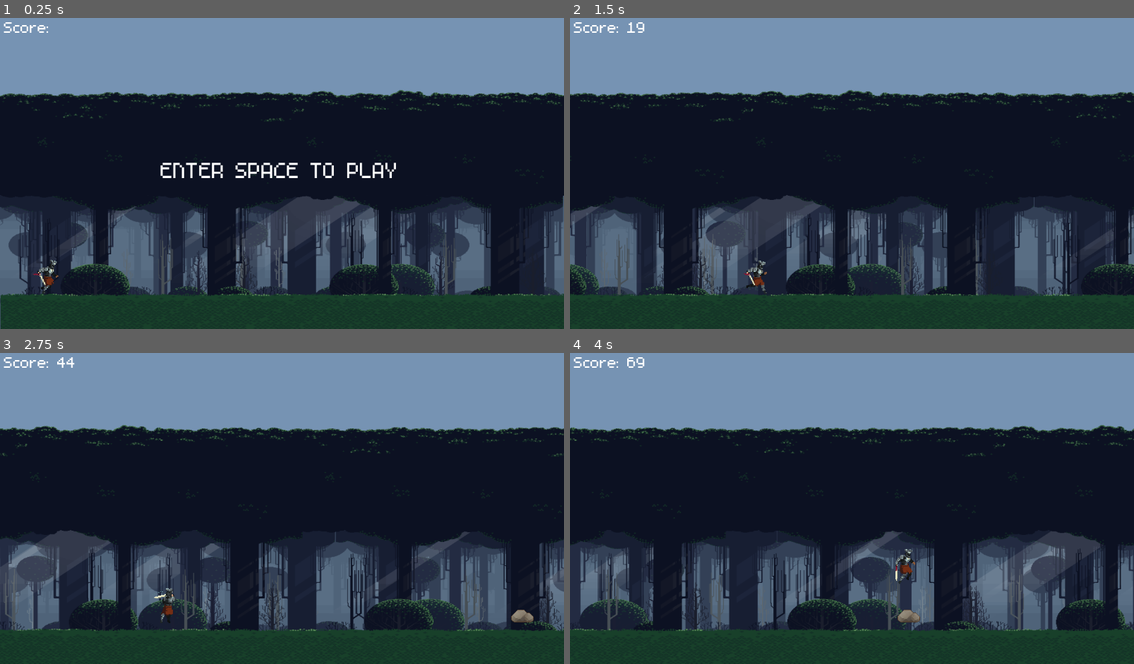
Above: before the commit, frames 1-4 (two rows, left to right).
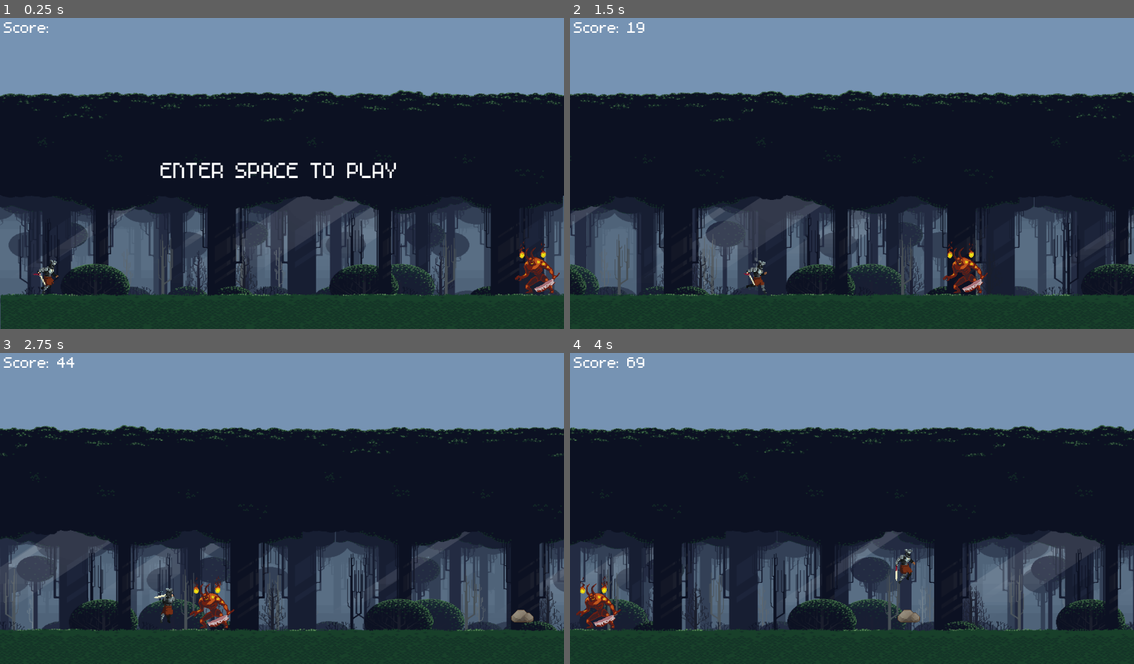
Above: after the commit, the same moments.

Repository: Takhar42/Final_GameSurvivor
Game: Godot game, scene res://Scenes/world.tscn
The game is run twice, just before and just after one commit, with the same random seed, the same clock (stepped at 60 frames per second) and the same inputs.
Inputs:
- Up to frame 1 (0.25 s): no input
- Up to frame 2 (1.5 s): tap Enter (ui_accept) at 0.5 s; hold S (sword) 0.53-1.28 s; hold Right (ui_right) from 0.53 s (still down); tap Up (jump) at 0.77 s; tap S (sword) at 1.35 s
- Up to frame 3 (2.75 s): tap Up (jump) at 1.52 s; release Right (ui_right) at 2.03 s; hold Left (ui_left) from 2.03 s (still down); hold S (sword) from 2.03 s (still down)
- Up to frame 4 (4 s): release Left (ui_left) at 2.78 s; release S (sword) at 2.78 s; hold Right (ui_right) from 2.78 s (still down); tap S (sword) at 2.85 s; tap Up (jump) at 3.02, 3.77 s; hold S (sword) from 3.53 s (still down)

The runs differ from the first frame. In frame 1, 0.5% of the frame differs, in the area x 91-100%, y 71-89%; in frame 2, 0.5%; in frame 3, 0.5%; in frame 4, 0.5%, in the area x 1-10%, y 71-89%.

Commit message:
Add boss scene and animations

Diff:
--- /dev/null
+++ b/Scenes/boss.tscn
@@ -0,0 +1,285 @@
+[gd_scene load_steps=63 format=3 uid="uid://3pgt3p6jh6rh"]
+
+[ext_resource type="Texture2D" uid="uid://ypxbumoy6m7m" path="res://assets/boss/03_demon_cleave/demon_cleave_1.png" id="1_g6ygu"]
+[ext_resource type="Texture2D" uid="uid://btao48j33d28t" path="res://assets/boss/03_demon_cleave/demon_cleave_2.png" id="2_do64v"]
+[ext_resource type="Texture2D" uid="uid://p7op70wv8y78" path="res://assets/boss/03_demon_cleave/demon_cleave_3.png" id="3_d5l2v"]
+[ext_resource type="Texture2D" uid="uid://cptkbxt30m081" path="res://assets/boss/03_demon_cleave/demon_cleave_4.png" id="4_xra25"]
+[ext_resource type="Texture2D" uid="uid://vae3nv716874" path="res://assets/boss/03_demon_cleave/demon_cleave_5.png" id="5_8lps3"]
+[ext_resource type="Texture2D" uid="uid://bhlmh6ow71wgd" path="res://assets/boss/03_demon_cleave/demon_cleave_6.png" id="6_n3b5j"]
+[ext_resource type="Texture2D" uid="uid://c0bokr54mavbi" path="res://assets/boss/03_demon_cleave/demon_cleave_7.png" id="7_vtchs"]
+[ext_resource type="Texture2D" uid="uid://caj888hjlo20l" path="res://assets/boss/03_demon_cleave/demon_cleave_8.png" id="8_ucg12"]
+[ext_resource type="Texture2D" uid="uid://djm51wq856hkl" path="res://assets/boss/03_demon_cleave/demon_cleave_9.png" id="9_54hyb"]
+[ext_resource type="Texture2D" uid="uid://n1lnakwosdxf" path="res://assets/boss/03_demon_cleave/demon_cleave_10.png" id="10_cf45y"]
+[ext_resource type="Texture2D" uid="uid://do8g6cm8psrjl" path="res://assets/boss/03_demon_cleave/demon_cleave_11.png" id="11_a7jp0"]
+[ext_resource type="Texture2D" uid="uid://csgyiaaieroi6" path="res://assets/boss/03_demon_cleave/demon_cleave_12.png" id="12_s0tbq"]
+[ext_resource type="Texture2D" uid="uid://cgc03t031c8jq" path="res://assets/boss/03_demon_cleave/demon_cleave_13.png" id="13_mgdyu"]
+[ext_resource type="Texture2D" uid="uid://bfkuecdl6x7ro" path="res://assets/boss/03_demon_cleave/demon_cleave_14.png" id="14_6xllv"]
+[ext_resource type="Texture2D" uid="uid://dpt0wmta54p84" path="res://assets/boss/03_demon_cleave/demon_cleave_15.png" id="15_kkdpr"]
+[ext_resource type="Texture2D" uid="uid://indmkvbsw7di" path="res://assets/boss/04_demon_take_hit/demon_take_hit_1.png" id="16_dslbq"]
+[ext_resource type="Texture2D" uid="uid://csoojal1yftdu" path="res://assets/boss/04_demon_take_hit/demon_take_hit_2.png" id="17_5v84g"]
+[ext_resource type="Texture2D" uid="uid://ctfjjxa8ea61w" path="res://assets/boss/04_demon_take_hit/demon_take_hit_3.png" id="18_g6dna"]
+[ext_resource type="Texture2D" uid="uid://w3414ehi7h4k" path="res://assets/boss/04_demon_take_hit/demon_take_hit_4.png" id="19_mcayy"]
+[ext_resource type="Texture2D" uid="uid://cp0v2k4lc12rs" path="res://assets/boss/04_demon_take_hit/demon_take_hit_5.png" id="20_vd1l5"]
+[ext_resource type="Texture2D" uid="uid://2ixkngwsra8d" path="res://assets/boss/05_demon_death/demon_death_1.png" id="21_gi0d8"]
+[ext_resource type="Texture2D" uid="uid://d1jrkr1lbuqpy" path="res://assets/boss/05_demon_death/demon_death_2.png" id="22_sdgg3"]
+[ext_resource type="Texture2D" uid="uid://coacfok5t20v0" path="res://assets/boss/05_demon_death/demon_death_3.png" id="23_fua6m"]
+[ext_resource type="Texture2D" uid="uid://cvy8pcpjgw8v" path="res://assets/boss/05_demon_death/demon_death_4.png" id="24_5bc76"]
+[ext_resource type="Texture2D" uid="uid://3ytm8e1hsh3e" path="res://assets/boss/05_demon_death/demon_death_5.png" id="25_mfepu"]
+[ext_resource type="Texture2D" uid="uid://b17mr1mvy16e" path="res://assets/boss/05_demon_death/demon_death_6.png" id="26_g6due"]
+[ext_resource type="Texture2D" uid="uid://brxyxu6ptiw46" path="res://assets/boss/05_demon_death/demon_death_7.png" id="27_0x832"]
+[ext_resource type="Texture2D" uid="uid://ddxrnd355tlhu" path="res://assets/boss/05_demon_death/demon_death_8.png" id="28_o4t18"]
+[ext_resource type="Texture2D" uid="uid://tr4aip0e3gpg" path="res://assets/boss/05_demon_death/demon_death_9.png" id="29_viqu7"]
+[ext_resource type="Texture2D" uid="uid://cq8xydvi6orip" path="res://assets/boss/05_demon_death/demon_death_10.png" id="30_qklr4"]
+[ext_resource type="Texture2D" uid="uid://cyijmowmt2uou" path="res://assets/boss/05_demon_death/demon_death_11.png" id="31_8g7vu"]
+[ext_resource type="Texture2D" uid="uid://tp7iixk4nogv" path="res://assets/boss/05_demon_death/demon_death_12.png" id="32_q804l"]
+[ext_resource type="Texture2D" uid="uid://cx74hpbqt78bl" path="res://assets/boss/05_demon_death/demon_death_13.png" id="33_qcb8h"]
+[ext_resource type="Texture2D" uid="uid://rxj07m443x7w" path="res://assets/boss/05_demon_death/demon_death_14.png" id="34_2ani4"]
+[ext_resource type="Texture2D" uid="uid://c2elkcffjxpx7" path="res://assets/boss/05_demon_death/demon_death_15.png" id="35_750gx"]
+[ext_resource type="Texture2D" uid="uid://d313ocs6tr3lq" path="res://assets/boss/05_demon_death/demon_death_16.png" id="36_7wnp2"]
+[ext_resource type="Texture2D" uid="uid://cac4llsrtkg1m" path="res://assets/boss/05_demon_death/demon_death_17.png" id="37_fv7e2"]
+[ext_resource type="Texture2D" uid="uid://bb8fywiedaal8" path="res://assets/boss/05_demon_death/demon_death_18.png" id="38_20orw"]
+[ext_resource type="Texture2D" uid="uid://dh1odp52lqahq" path="res://assets/boss/05_demon_death/demon_death_19.png" id="39_jyvey"]
+[ext_resource type="Texture2D" uid="uid://c1irpljb0c7wh" path="res://assets/boss/05_demon_death/demon_death_20.png" id="40_od734"]
+[ext_resource type="Texture2D" uid="uid://2va5cul5jafg" path="res://assets/boss/05_demon_death/demon_death_21.png" id="41_e28r7"]
+[ext_resource type="Texture2D" uid="uid://dseohwylm5u0k" path="res://assets/boss/05_demon_death/demon_death_22.png" id="42_6hghk"]
+[ext_resource type="Texture2D" uid="uid://cihxpwcoe6knc" path="res://assets/boss/01_demon_idle/demon_idle_1.png" id="43_2cgh8"]
+[ext_resource type="Texture2D" uid="uid://ca0bs2b1usx3k" path="res://assets/boss/01_demon_idle/demon_idle_2.png" id="44_sqtyb"]
+[ext_resource type="Texture2D" uid="uid://d015bvmp5tql" path="res://assets/boss/01_demon_idle/demon_idle_3.png" id="45_vndce"]
+[ext_resource type="Texture2D" uid="uid://wgrhwykiih55" path="res://assets/boss/01_demon_idle/demon_idle_4.png" id="46_ey766"]
+[ext_resource type="Texture2D" uid="uid://ce6p11hmb84hh" path="res://assets/boss/01_demon_idle/demon_idle_5.png" id="47_s0ixi"]
+[ext_resource type="Texture2D" uid="uid://coe8uhi5b0pvg" path="res://assets/boss/01_demon_idle/demon_idle_6.png" id="48_pmt6a"]
+[ext_resource type="Texture2D" uid="uid://bwclx1d6koea8" path="res://assets/boss/02_demon_walk/demon_walk_1.png" id="49_5c8wg"]
+[ext_resource type="Texture2D" uid="uid://cuwty5utj6d8s" path="res://assets/boss/02_demon_walk/demon_walk_2.png" id="50_2ic55"]
+[ext_resource type="Texture2D" uid="uid://skxmwbqjugpx" path="res://assets/boss/02_demon_walk/demon_walk_3.png" id="51_eql3o"]
+[ext_resource type="Texture2D" uid="uid://cu3gl3pbresxq" path="res://assets/boss/02_demon_walk/demon_walk_4.png" id="52_v481m"]
+[ext_resource type="Texture2D" uid="uid://ku7peotc802f" path="res://assets/boss/02_demon_walk/demon_walk_5.png" id="53_ayaf8"]
+[ext_resource type="Texture2D" uid="uid://cyo62uigijn61" path="res://assets/boss/02_demon_walk/demon_walk_6.png" id="54_wjy3m"]
+[ext_resource type="Texture2D" uid="uid://c632h0bdeqq4" path="res://assets/boss/02_demon_walk/demon_walk_7.png" id="55_msqno"]
+[ext_resource type="Texture2D" uid="uid://c4y7ym7fmaqbh" path="res://assets/boss/02_demon_walk/demon_walk_8.png" id="56_vrit4"]
+[ext_resource type="Texture2D" uid="uid://fmdnywge8jer" path="res://assets/boss/02_demon_walk/demon_walk_9.png" id="57_w6qu5"]
+[ext_resource type="Texture2D" uid="uid://ceu5y5ndmvrqd" path="res://assets/boss/02_demon_walk/demon_walk_10.png" id="58_272d0"]
+[ext_resource type="Texture2D" uid="uid://bwlxupuqoy2wl" path="res://assets/boss/02_demon_walk/demon_walk_11.png" id="59_g77bq"]
+[ext_resource type="Texture2D" uid="uid://v0vkybqyutbv" path="res://assets/boss/02_demon_walk/demon_walk_12.png" id="60_4mf05"]
+
+[sub_resource type="SpriteFrames" id="SpriteFrames_ov4fo"]
+animations = [{
+"frames": [{
+"duration": 1.0,
+"texture": ExtResource("1_g6ygu")
+}, {
+"duration": 1.0,
+"texture": ExtResource("2_do64v")
+}, {
+"duration": 1.0,
+"texture": ExtResource("3_d5l2v")
+}, {
+"duration": 1.0,
+"texture": ExtResource("4_xra25")
+}, {
+"duration": 1.0,
+"texture": ExtResource("5_8lps3")
+}, {
+"duration": 1.0,
+"texture": ExtResource("6_n3b5j")
+}, {
+"duration": 1.0,
+"texture": ExtResource("7_vtchs")
+}, {
+"duration": 1.0,
+"texture": ExtResource("8_ucg12")
+}, {
+"duration": 1.0,
+"texture": ExtResource("9_54hyb")
+}, {
+"duration": 1.0,
+"texture": ExtResource("10_cf45y")
+}, {
+"duration": 1.0,
+"texture": ExtResource("11_a7jp0")
+}, {
+"duration": 1.0,
+"texture": ExtResource("12_s0tbq")
+}, {
+"duration": 1.0,
+"texture": ExtResource("13_mgdyu")
+}, {
+"duration": 1.0,
+"texture": ExtResource("14_6xllv")
+}, {
+"duration": 1.0,
+"texture": ExtResource("15_kkdpr")
+}],
+"loop": true,
+"name": &"attack",
+"speed": 10.0
+}, {
+"frames": [{
+"duration": 1.0,
+"texture": ExtResource("16_dslbq")
+}, {
+"duration": 1.0,
+"texture": ExtResource("17_5v84g")
+}, {
+"duration": 1.0,
+"texture": ExtResource("18_g6dna")
+}, {
+"duration": 1.0,
+"texture": ExtResource("19_mcayy")
+}, {
+"duration": 1.0,
+"texture": ExtResource("20_vd1l5")
+}],
+"loop": true,
+"name": &"damaged",
+"speed": 10.0
+}, {
+"frames": [{
+"duration": 1.0,
+"texture": ExtResource("21_gi0d8")
+}, {
+"duration": 1.0,
+"texture": ExtResource("22_sdgg3")
+}, {
+"duration": 1.0,
+"texture": ExtResource("23_fua6m")
+}, {
+"duration": 1.0,
+"texture": ExtResource("24_5bc76")
+}, {
+"duration": 1.0,
+"texture": ExtResource("25_mfepu")
+}, {
+"duration": 1.0,
+"texture": ExtResource("26_g6due")
+}, {
+"duration": 1.0,
+"texture": ExtResource("27_0x832")
+}, {
+"duration": 1.0,
+"texture": ExtResource("28_o4t18")
+}, {
+"duration": 1.0,
+"texture": ExtResource("29_viqu7")
+}, {
+"duration": 1.0,
+"texture": ExtResource("30_qklr4")
+}, {
+"duration": 1.0,
+"texture": ExtResource("31_8g7vu")
+}, {
+"duration": 1.0,
+"texture": ExtResource("32_q804l")
+}, {
+"duration": 1.0,
+"texture": ExtResource("33_qcb8h")
+}, {
+"duration": 1.0,
+"texture": ExtResource("34_2ani4")
+}, {
+"duration": 1.0,
+"texture": ExtResource("35_750gx")
+}, {
+"duration": 1.0,
+"texture": ExtResource("36_7wnp2")
+}, {
+"duration": 1.0,
+"texture": ExtResource("37_fv7e2")
+}, {
+"duration": 1.0,
+"texture": ExtResource("38_20orw")
+}, {
+"duration": 1.0,
+"texture": ExtResource("39_jyvey")
+}, {
+"duration": 1.0,
+"texture": ExtResource("40_od734")
+}, {
+"duration": 1.0,
+"texture": ExtResource("41_e28r7")
+}, {
+"duration": 1.0,
+"texture": ExtResource("42_6hghk")
+}],
+"loop": true,
+"name": &"death",
+"speed": 10.0
+}, {
+"frames": [{
+"duration": 1.0,
+"texture": ExtResource("43_2cgh8")
+}, {
+"duration": 1.0,
+"texture": ExtResource("44_sqtyb")
+}, {
+"duration": 1.0,
+"texture": ExtResource("45_vndce")
+}, {
+"duration": 1.0,
+"texture": ExtResource("46_ey766")
+}, {
+"duration": 1.0,
+"texture": ExtResource("47_s0ixi")
+}, {
+"duration": 1.0,
+"texture": ExtResource("48_pmt6a")
+}],
+"loop": true,
+"name": &"idle",
+"speed": 10.0
+}, {
+"frames": [{
+"duration": 1.0,
+"texture": ExtResource("49_5c8wg")
+}, {
+"duration": 1.0,
+"texture": ExtResource("50_2ic55")
+}, {
+"duration": 1.0,
+"texture": ExtResource("51_eql3o")
+}, {
+"duration": 1.0,
+"texture": ExtResource("52_v481m")
+}, {
+"duration": 1.0,
+"texture": ExtResource("53_ayaf8")
+}, {
+"duration": 1.0,
+"texture": ExtResource("54_wjy3m")
+}, {
+"duration": 1.0,
+"texture": ExtResource("55_msqno")
+}, {
+"duration": 1.0,
+"texture": ExtResource("56_vrit4")
+}, {
+"duration": 1.0,
+"texture": ExtResource("57_w6qu5")
+}, {
+"duration": 1.0,
+"texture": ExtResource("58_272d0")
+}, {
+"duration": 1.0,
+"texture": ExtResource("59_g77bq")
+}, {
+"duration": 1.0,
+"texture": ExtResource("60_4mf05")
+}],
+"loop": true,
+"name": &"walk",
+"speed": 10.0
+}]
+
+[sub_resource type="RectangleShape2D" id="RectangleShape2D_aicgf"]
+size = Vector2(80, 80)
+
+[node name="Boss" type="CharacterBody2D"]
+
+[node name="AnimatedSprite2D" type="AnimatedSprite2D" parent="."]
+position = Vector2(0, -40)
+sprite_frames = SubResource("SpriteFrames_ov4fo")
+animation = &"idle"
+autoplay = "idle"
+frame_progress = 0.915881
+
+[node name="CollisionShape2D" type="CollisionShape2D" parent="."]
+shape = SubResource("RectangleShape2D_aicgf")
--- a/Scenes/node_2d.tscn
+++ b/Scenes/node_2d.tscn
@@ -23,6 +23,7 @@
 [ext_resource type="Texture2D" uid="uid://djve520pymkoj" path="res://assets/obstacles/Texture/sack.png" id="18_r540c"]
 [ext_resource type="Texture2D" uid="uid://dbfaheqr8rty7" path="res://assets/obstacles/Texture/anvil.png" id="19_306ky"]
 [ext_resource type="AudioStream" uid="uid://cireubg54oav6" path="res://assets/audio/cartoon-jump-6462-_1_.ogg" id="23_4vdhu"]
+[ext_resource type="PackedScene" uid="uid://3pgt3p6jh6rh" path="res://Scenes/boss.tscn" id="24_644rn"]
 
 [sub_resource type="RectangleShape2D" id="RectangleShape2D_rn01j"]
 size = Vector2(2304, 72)
@@ -488,14 +489,17 @@
 frame_progress = 0.309532
 
 [node name="CollisionShape2D" type="CollisionShape2D" parent="CharacterBody2D"]
+visible = false
 position = Vector2(66.6667, 322.667)
 shape = SubResource("RectangleShape2D_31suy")
 
 [node name="SlideCollisionShape2D" type="CollisionShape2D" parent="CharacterBody2D"]
+visible = false
 position = Vector2(64, 336)
 shape = SubResource("RectangleShape2D_f5xtf")
 
 [node name="SwordCollisionShape2D" type="CollisionShape2D" parent="CharacterBody2D"]
+visible = false
 position = Vector2(90.6667, 305.333)
 shape = SubResource("RectangleShape2D_62nk5")
 
@@ -583,3 +587,6 @@
 text = "ENTER SPACE TO PLAY"
 horizontal_alignment = 1
 vertical_alignment = 1
+
+[node name="Boss" parent="." instance=ExtResource("24_644rn")]
+position = Vector2(1096, 536)
Not shown: 1 places in Scenes/node_2d.tscn that only renumber resources
